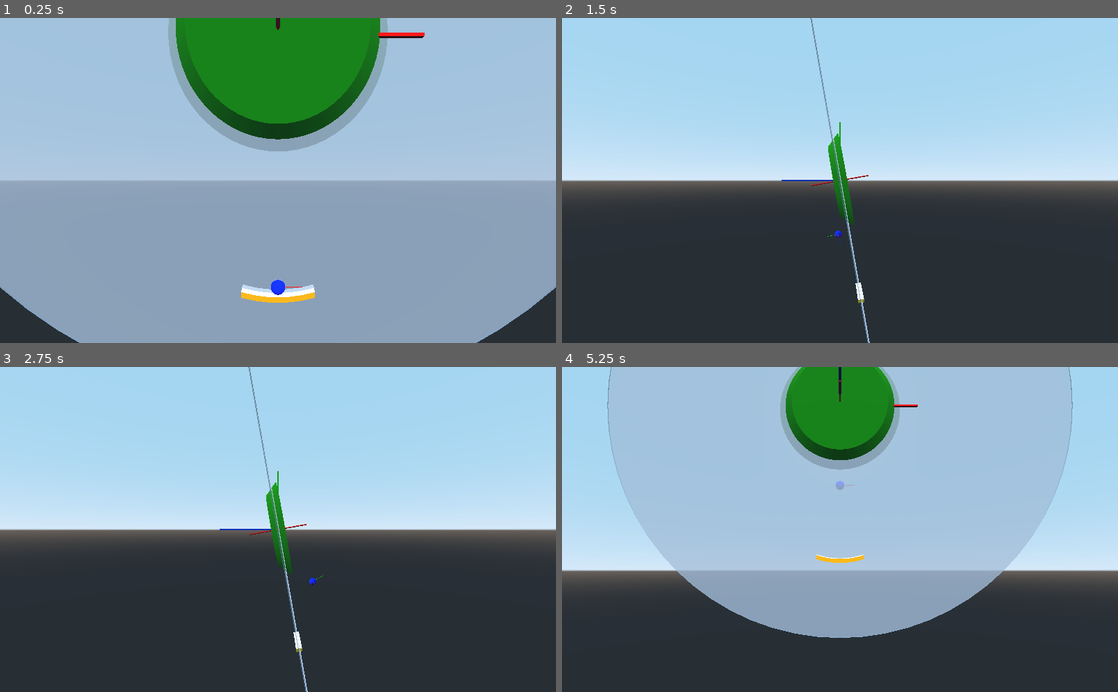
Above: before the commit, frames 1-4 (two rows, left to right).
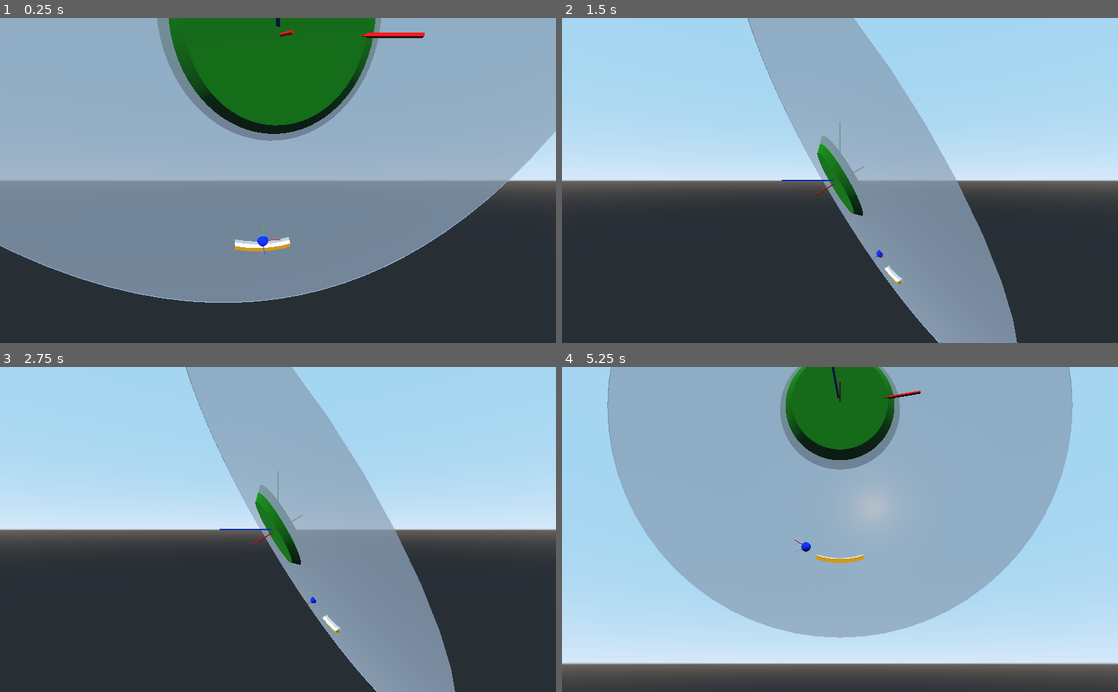
Above: after the commit, the same moments.

Repository: teratron/treaker
Game: Godot game, scene res://src/world/World.tscn
Two runs of this game, one before a commit and one after it. Both use one fixed random seed, a clock stepped at 60 frames per second and the inputs below.
Inputs (mouse positions are in pixels of both pictures, inside the frame that each line leads up to):
- Up to frame 1 (0.25 s): no input
- Up to frame 2 (1.5 s): tap Enter at 0.5 s; move the mouse to (867, 180) at 0.52 s; press the mouse at (867, 180) at 0.53 s; hold W (move_forward) from 0.53 s (still down); move the mouse to (812, 180) at 1.27 s; release the mouse at (812, 180) at 1.28 s; tap C (toggle_camera) at 1.35 s
- Up to frame 3 (2.75 s): keep holding W (move_forward); tap Space (move_up) at 2 s; move the mouse to (289, 523) at 2.02 s; tap Alt (use_ability) at 2.1 s
- Up to frame 4 (5.25 s): keep holding W (move_forward); tap Enter at 2.75, 4.25 s; move the mouse to (834, 536) at 2.77 s; tap P at 2.85 s; click (834, 536) at 2.92 s; tap Space (move_up) at 3.5, 5 s; move the mouse to (878, 532) at 3.52 s; tap T at 3.6 s; move the mouse to (795, 526) at 4.27 s; click (795, 526) at 4.35 s; move the mouse to (845, 529) at 5.02 s; hold C (toggle_camera) from 5.03 s (still down); click (845, 529) at 5.17 s

The runs differ from the first frame. In frame 1, 65% of the frame differs, in the area x 0-100%, y 0-100%; in frame 2, 22%; in frame 3, 22%; in frame 4, 69%, in the area x 0-100%, y 0-98%.

Commit message:
Ball linear velocity

Diff:
--- a/app/project.godot
+++ b/app/project.godot
@@ -76,6 +76,14 @@
 
 Global="*res://src/autoload/Global.gd"
 
+[debug]
+
+gdscript/warnings/unused_class_variable=true
+
+[global]
+
+lock=false
+
 [physics]
 
 common/enable_pause_aware_picking=true
--- a/app/src/player/Ball.gd
+++ b/app/src/player/Ball.gd
@@ -24,12 +24,21 @@
 	if status == HOVERED:
 
 		if !velocity.normalized().is_equal_approx(state.linear_velocity.normalized()):
-			velocity = state.linear_velocity.normalized() * speed #* state.get_step())
+
+			#velocity = state.linear_velocity.normalized() * speed #* state.get_step())
+			velocity = Plane(player.transform.basis.z, 0).project(state.linear_velocity).normalized() * speed
 			#move(state.linear_velocity)
 		#else:
 		#prints(velocity, "X:", player.transform.basis.x, velocity.project(player.transform.basis.x), "Y:", player.transform.basis.y, velocity.project(player.transform.basis.y))
 		#prints(velocity, velocity.project(Vector3(1,1,0)), " - ", Vector3(1,1,0).project(velocity))
-		#prints(velocity, velocity)
+		prints(
+				Plane(player.transform.basis.z, 0).is_point_over(state.linear_velocity),
+				Plane(player.transform.basis.z, 0).has_point(to_global(transform.origin), 1.0),
+				Plane(player.transform.basis.z, 0).distance_to(to_global(transform.origin)),
+				#velocity,
+				Plane(player.transform.basis.z, 0).project(state.linear_velocity)
+			)
+		#prints(velocity, Plane(player.transform.basis.z, 0).project(velocity).normalized())
 		state.set_linear_velocity(velocity)
 #			velocity = state.linear_velocity.normalized() * speed #* state.get_step())
 #			velocity.z = 0
--- a/app/src/world/World.tscn
+++ b/app/src/world/World.tscn
@@ -27,7 +27,7 @@
 [node name="Debug" parent="." instance=ExtResource( 1 )]
 
 [node name="Player" parent="." instance=ExtResource( 2 )]
-transform = Transform( 1, 0, 0, 0, 0.984808, -0.173648, 0, 0.173648, 0.984808, 0, 0, 0 )
+transform = Transform( 0.984808, 0.0868241, 0.150384, 0, 0.866025, -0.5, -0.173648, 0.492404, 0.852868, 0, 0, 0 )
 
 [node name="Bricks" type="StaticBody" parent="Player"]
 
